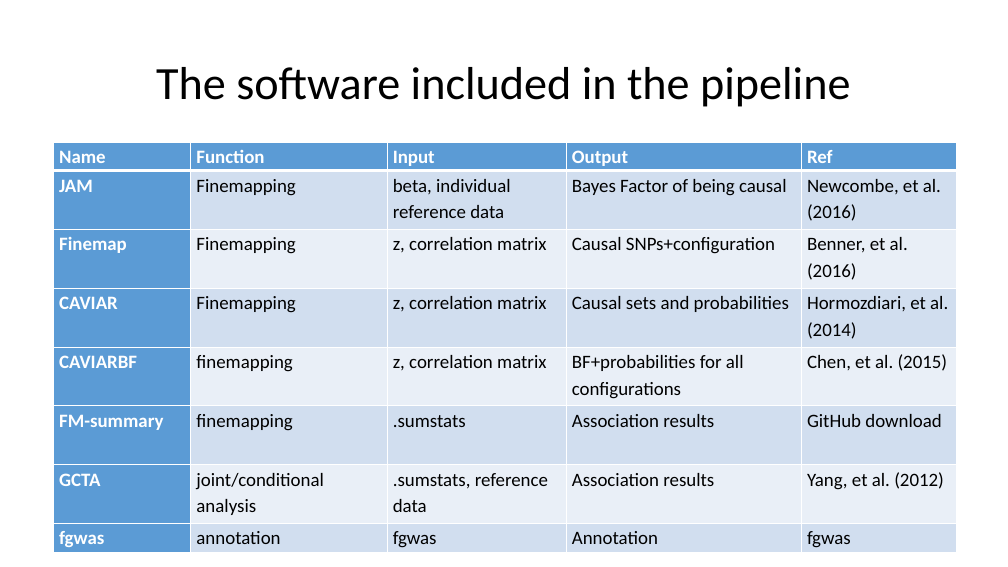
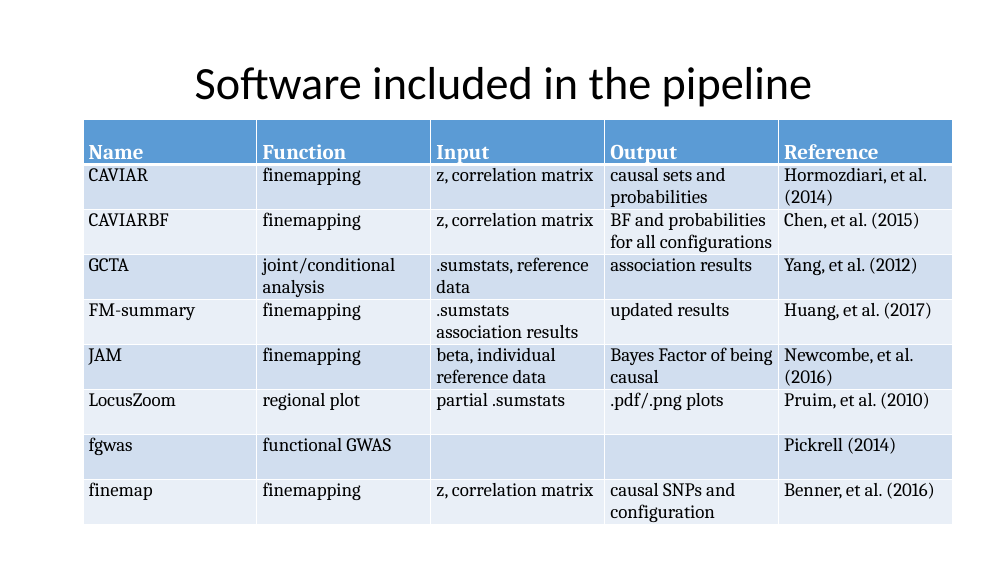
Before and after one commit to jinghuazhao/FM-pipeline, a slide deck: slide 4 of README.pptx. Drawn at 1008x567 pixels with LibreOffice and Linux fonts; fonts in the diff are those of the drawing. Boxes give left, top, right and bottom in pixels: in the first picture for what was removed or moved away, otherwise in the second. Text is boxed around its words. In the diff, an @@ line names an element or a change of style, - is before the commit and + after.

```diff
--- a/README.pptx
+++ b/README.pptx
@@ title at box(195, 67, 812, 107): text changed @@
-The software included in the pipeline
+Software included in the pipeline
@@ table at box(83, 119, 953, 550) @@
-row 1: Name | Function | Input | Output | Ref
-row 2: JAM | Finemapping | beta, individual reference data | Bayes Factor of being causal | Newcombe, et al. (2016)
-row 3: Finemap | Finemapping | z, correlation matrix | Causal SNPs+configuration | Benner, et al. (2016)
-row 4: CAVIAR | Finemapping | z, correlation matrix | Causal sets and probabilities | Hormozdiari, et al. (2014)
-row 5: CAVIARBF | finemapping | z, correlation matrix | BF+probabilities for all configurations | Chen, et al. (2015)
-row 6: FM-summary | finemapping | .sumstats | Association results | GitHub download
-row 7: GCTA | joint/conditional analysis | .sumstats, reference data | Association results | Yang, et al. (2012)
-row 8: fgwas | annotation | fgwas | Annotation | fgwas
+row 1: Name | Function | Input | Output | Reference
+row 2: CAVIAR | finemapping | z, correlation matrix | causal sets and probabilities | Hormozdiari, et al. (2014)
+row 3: CAVIARBF | finemapping | z, correlation matrix | BF and probabilities for all configurations | Chen, et al. (2015)
+row 4: GCTA | joint/conditional analysis | .sumstats, reference data | association results | Yang, et al. (2012)
+row 5: FM-summary | finemapping | .sumstats association results | updated results | Huang, et al. (2017)
+row 6: JAM | finemapping | beta, individual reference data | Bayes Factor of being causal | Newcombe, et al. (2016)
+row 7: LocusZoom | regional plot | partial .sumstats | .pdf/.png plots | Pruim, et al. (2010)
+row 8: fgwas | functional GWAS |  |  | Pickrell (2014)
+row 9: finemap | finemapping | z, correlation matrix | causal SNPs and configuration | Benner, et al. (2016)
@@ table: place and size @@
-table at box(54, 142, 958, 552)
+table at box(83, 119, 953, 550)
```
Also in this commit, not shown: 3 other slides changed.
